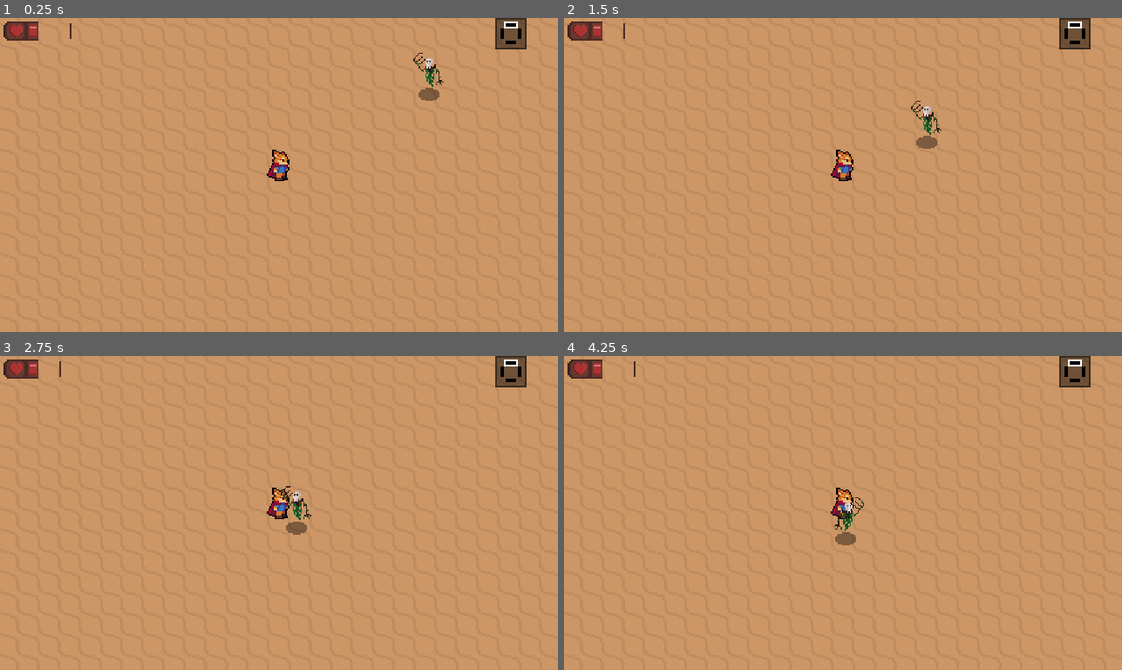
Above: before the commit, frames 1-4 (two rows, left to right).
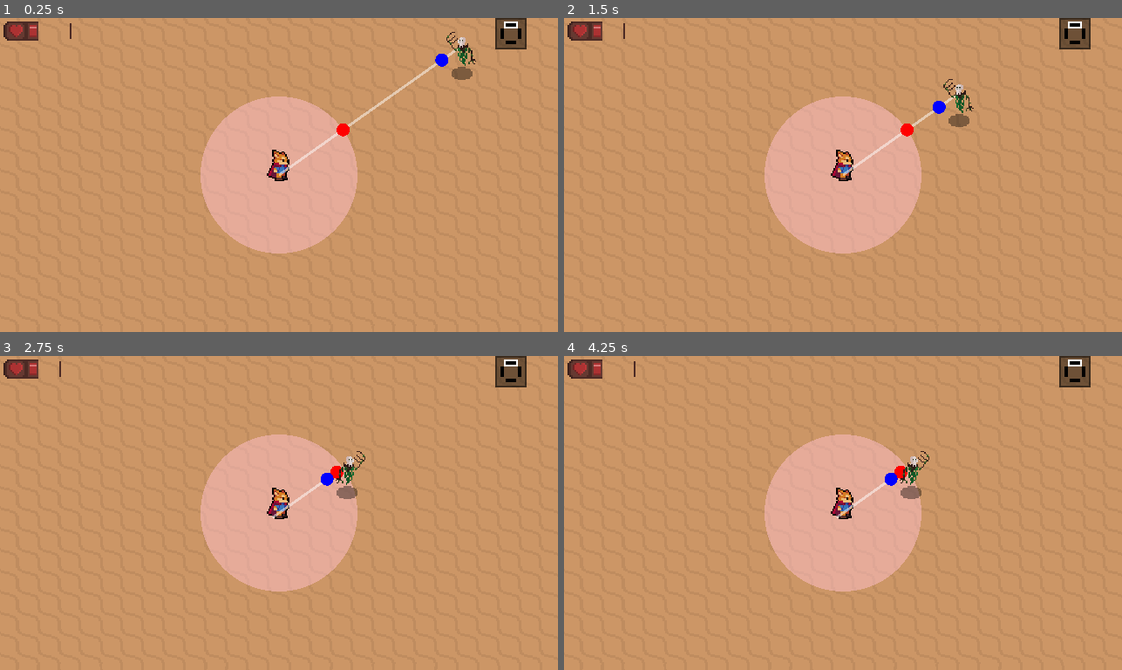
Above: after the commit, the same moments.

Repository: noelr21/Project-Warioware
Game: Godot game, scene res://Scenes/World/Noel-Alpha.tscn
Two runs of this game, one before a commit and one after it. Both use one fixed random seed, a clock stepped at 60 frames per second and the inputs below.
Inputs:
- Up to frame 1 (0.25 s): no input
- Up to frame 2 (1.5 s): hold Keypad 6 (debug_right) 0.53-1.28 s; hold Keypad 2 (debug_down) from 1.28 s (still down)
- Up to frame 3 (2.75 s): release Keypad 2 (debug_down) at 2.03 s; hold Keypad 6 (debug_right) from 2.03 s (still down)
- Up to frame 4 (4.25 s): release Keypad 6 (debug_right) at 2.78 s; hold Keypad 8 (debug_up) 2.78-3.53 s; hold Keypad 4 (debug_left) from 3.53 s (still down)

The runs differ from the first frame. In frame 1, 12% of the frame differs, in the area x 35-86%, y 4-75%; in frame 2, 11%; in frame 3, 11%; in frame 4, 11%.

Commit message:
Enemy ai is able to move move towards player and stop a certain radius away from them and follow them again after the player moves.

Diff:
--- a/Scenes/Enemies/Forest Spirit/Forest-Spirit.gd
+++ b/Scenes/Enemies/Forest Spirit/Forest-Spirit.gd
@@ -3,11 +3,15 @@
 @export var ACCELERATION = 300
 @export var MAX_SPEED = 50
 @export var FRICTION = 200
+@export var HOVERDISTANCE = 16
+@export var MINMOVEDISTANCE = 10
+var MIN_DISTANCE = Vector2(0.75,0.75)
 
 enum{
 	IDLE,
 	WANDER,
-	CHASE
+	CHASE,
+	HOVER
 }
 
 var knockback = Vector2.ZERO
@@ -18,9 +22,24 @@
 @onready var stats = $Stats
 @onready var playerDetectionZone = $PlayerDetectionZone
 
+func findAngle(pointOne : Vector2, pointTwo : Vector2):
+	return atan2(pointTwo.y - pointOne.y, pointTwo.x - pointOne.x)
+
+func findPointOnCircle(angle, radius, center_coords):
+	var x = cos(angle) * radius + center_coords.x
+	var y = sin(angle) * radius + center_coords.y
+	return Vector2(x, y)
+
+func isCloseToTarget(current_pos, target_pos):
+	var xDistance = current_pos.x >= target_pos.x - MINMOVEDISTANCE && current_pos.x <= target_pos.x + MINMOVEDISTANCE
+	var yDistance = current_pos.y >= target_pos.y - MINMOVEDISTANCE && current_pos.y <= target_pos.y + MINMOVEDISTANCE
+	return xDistance && yDistance
 func _ready():
 	velocity = Vector2.ZERO
 
+var debugDirection
+var target_position : Vector2
+var target_set = false
 func _physics_process(delta):
 	knockback = knockback.move_toward(Vector2.ZERO, FRICTION * delta)
 	match state:
@@ -32,14 +51,39 @@
 		CHASE:
 			var player = playerDetectionZone.player
 			if player != null:
-				var direction = (player.global_position - global_position).normalized()
+				if isCloseToTarget(global_position, target_position):
+					state = HOVER
+				var angle = findAngle(player.global_position, global_position)
+				target_position = findPointOnCircle(angle, HOVERDISTANCE, player.global_position)
+				target_set = true
+				var direction = (target_position - global_position).normalized()
+				debugDirection = direction
+				queue_redraw()
 				velocity = velocity.move_toward(direction * MAX_SPEED, ACCELERATION * delta)
+			else:
+				target_set = false
+				queue_redraw()
+				state = IDLE
+		HOVER:
+			velocity = velocity.move_toward(Vector2.ZERO, FRICTION * delta)
+			var player = playerDetectionZone.player
+			if player != null:
+				var angle = findAngle(player.global_position, global_position)
+				if !isCloseToTarget(target_position, findPointOnCircle(angle, HOVERDISTANCE, player.global_position)):
+					state = CHASE
 			else:
 				state = IDLE
 	sprite.flip_h = velocity.x < 0
 	set_velocity(velocity)
 	move_and_slide()
 	velocity = velocity
+
+func _draw():
+	if playerDetectionZone.player:
+		draw_line(Vector2.ZERO, playerDetectionZone.player.global_position - global_position, Color(Color.WHITE, 0.5), 2)
+	if target_set:
+		draw_circle(target_position - global_position, 5, Color.RED)
+		draw_circle(debugDirection * 20, 5, Color.BLUE)
 
 func seek_player():
 	if playerDetectionZone.can_see_player():
--- a/Scenes/Player/Player.gd
+++ b/Scenes/Player/Player.gd
@@ -36,6 +36,7 @@
 func move():
 	set_velocity(vel)
 	move_and_slide()
+	queue_redraw()
 	vel = vel #move_and_slide returns the velocity left over from the collision and set it to the velocity
 
 # Moves the player between rooms
@@ -43,3 +44,6 @@
 	if(canChangeRooms):
 		global_position = destination.global_position
 		minimap.changeRooms(roomIndex) #Change current room on minimap
+
+func _draw():
+	draw_circle(Vector2.ZERO, 60, Color(Color.PINK, 0.50))
--- a/Scenes/World/Noel-Alpha.tscn
+++ b/Scenes/World/Noel-Alpha.tscn
@@ -53,4 +53,5 @@
 offset_right = -0.160004
 
 [node name="Forest-Spirit" parent="." instance=ExtResource("5")]
-position = Vector2(445, 101)
+position = Vector2(470, 85)
+HOVERDISTANCE = 60
